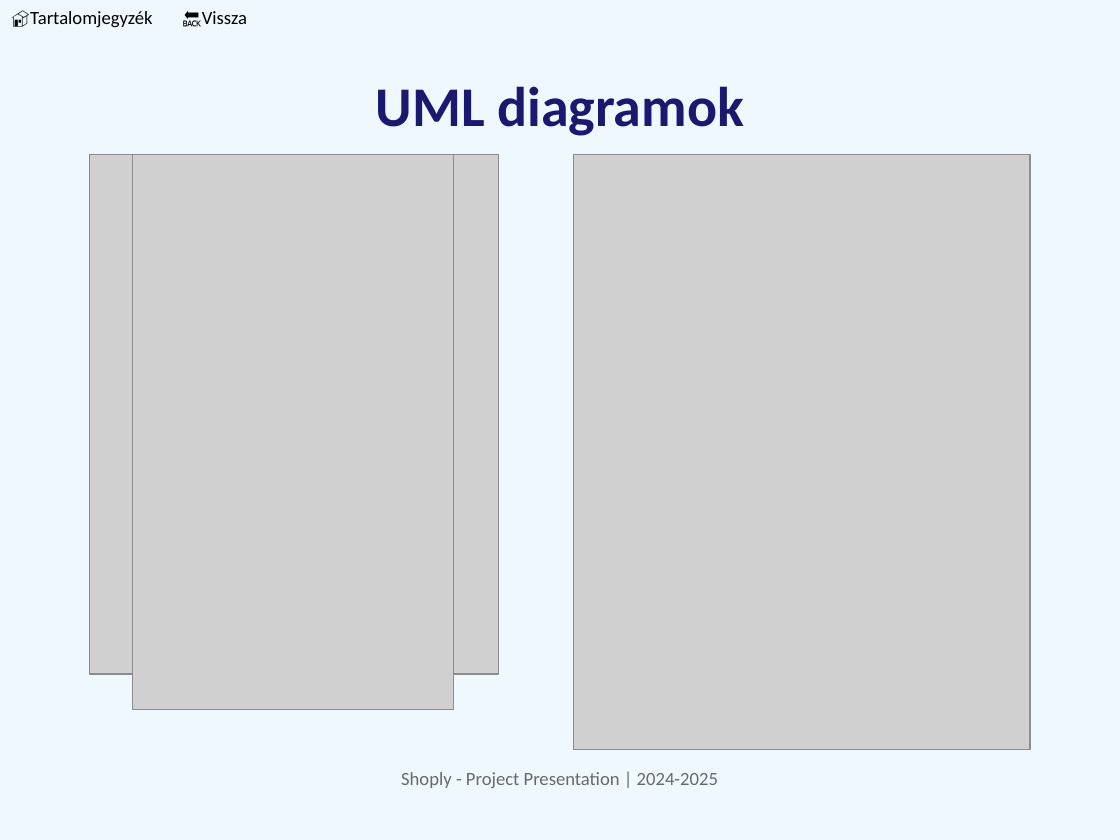
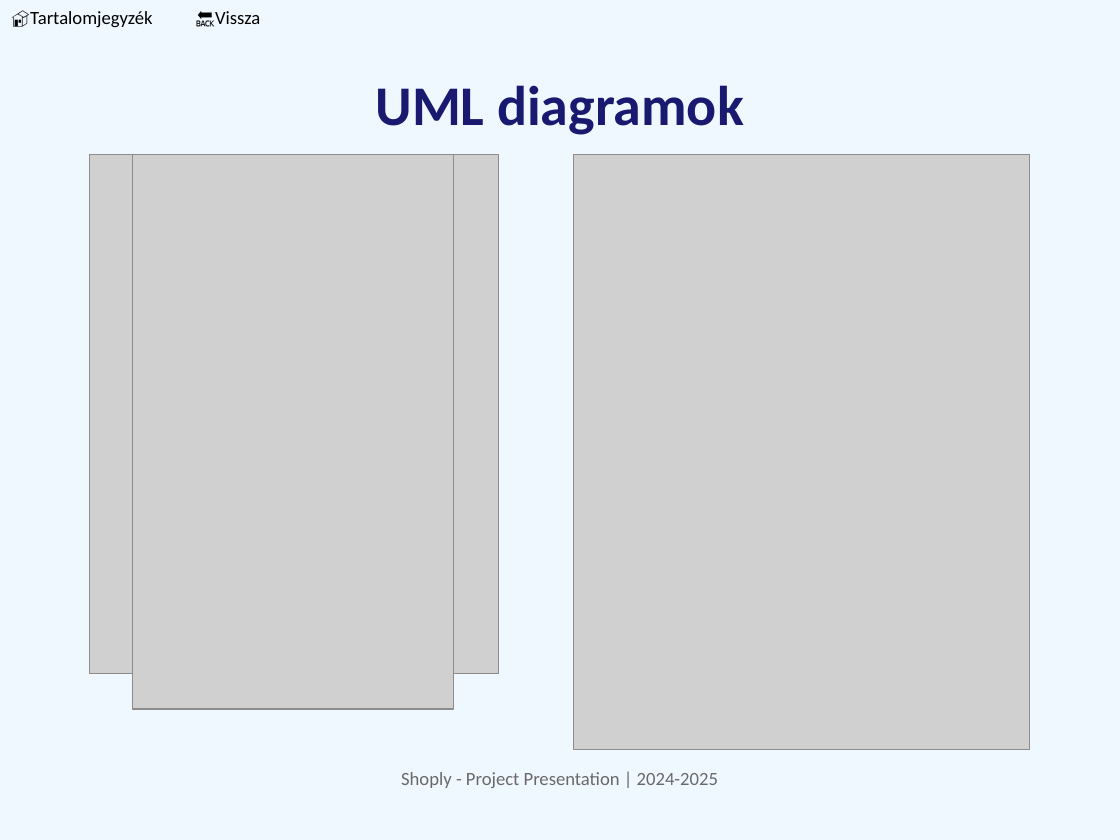
Before and after one commit to qlaxd/Shoply, a slide deck: slide 9 of shoply_presentation_final.pptx. Drawn at 1120x840 pixels with LibreOffice and Linux fonts; fonts in the diff are those of the drawing; grey boxes stand for pictures. Boxes give left, top, right and bottom in pixels: in the first picture for what was removed or moved away, otherwise in the second. Text is boxed around its words. In the diff, an @@ line names an element or a change of style, - is before the commit and + after.

```diff
--- a/shoply_presentation_final.pptx
+++ b/shoply_presentation_final.pptx
@@ text "🔙Vissza": place and size @@
-text "🔙Vissza" at [202,11,247,24]
+text "🔙Vissza" at [215,11,260,24]
```
Also in this commit, not shown: 7 other slides changed.
